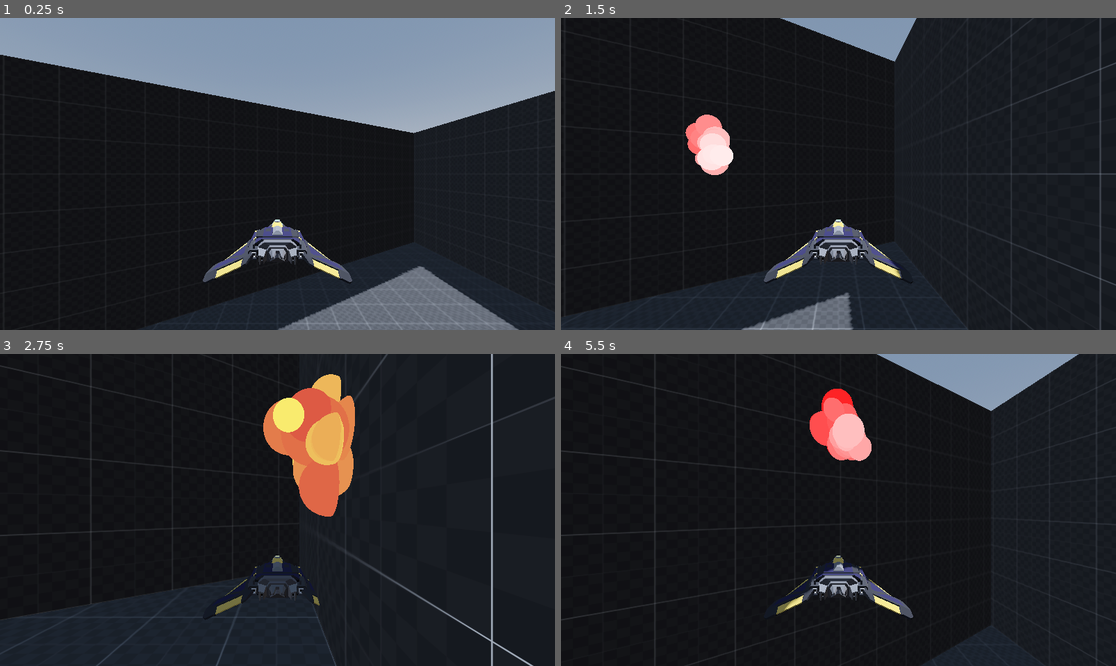
Above: before the commit, frames 1-4 (two rows, left to right).
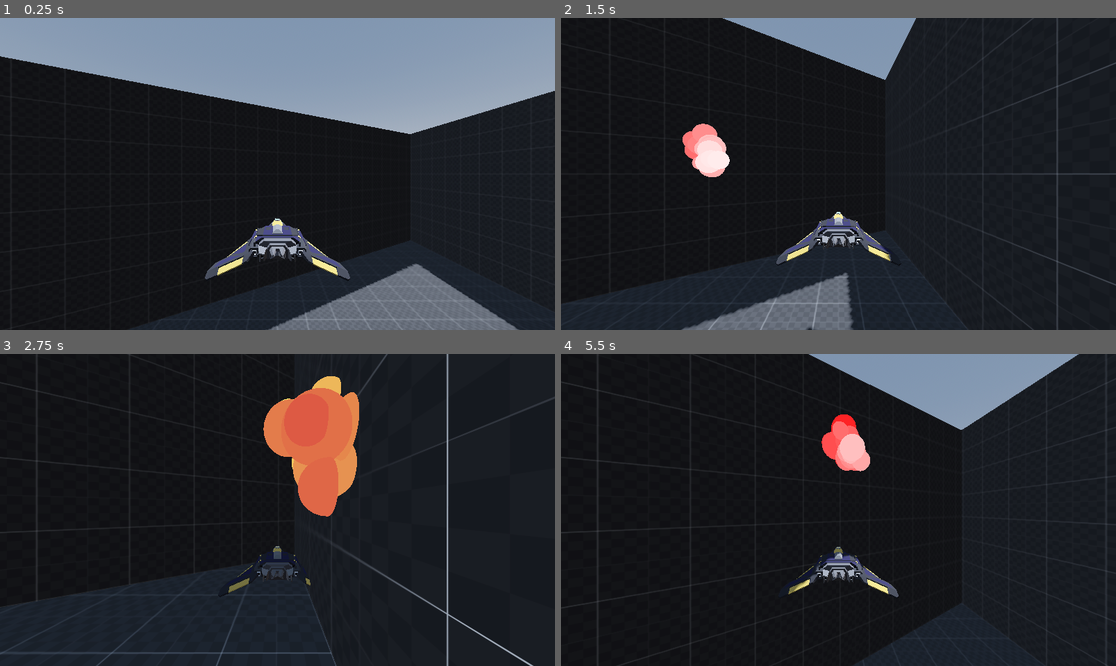
Above: after the commit, the same moments.

Repository: DrOtter3000/vfursquadron
Game: Godot game, scene res://levels/sandbox.tscn
Two runs of this game, one before a commit and one after it. Both use one fixed random seed, a clock stepped at 60 frames per second and the inputs below.
Inputs (mouse positions are in pixels of both pictures, inside the frame that each line leads up to):
- Up to frame 1 (0.25 s): no input
- Up to frame 2 (1.5 s): move the mouse to (960, 158) at 0.52 s; hold D (right) 0.53-1.28 s; hold Space (boost) 0.53-1.28 s; click (960, 158) at 0.8 s; move the mouse to (727, 189) at 1.27 s; hold S (down) from 1.28 s (still down); click (727, 189) at 1.35 s
- Up to frame 3 (2.75 s): tap Space (boost) at 1.55 s; move the mouse to (333, 441) at 2.02 s; release S (down) at 2.03 s; hold D (right) from 2.03 s (still down); hold Space (boost) from 2.03 s (still down); click (333, 441) at 2.3 s
- Up to frame 4 (5.5 s): move the mouse to (810, 572) at 2.77 s; release D (right) at 2.78 s; release Space (boost) at 2.78 s; hold W (up) 2.78-3.53 s; click (810, 572) at 2.85 s; tap Space (boost) at 3.05, 4.55 s; move the mouse to (1005, 556) at 3.52 s; hold Space (boost) 3.53-4.28 s; hold A (left) 3.53-5.03 s; click (1005, 556) at 3.8 s; move the mouse to (672, 463) at 4.27 s; click (672, 463) at 4.35 s; move the mouse to (866, 510) at 5.02 s; hold S (down) from 5.03 s (still down); hold Space (boost) from 5.03 s (still down); click (866, 510) at 5.3 s

The runs differ from the first frame. In frame 1, 2.0% of the frame differs, in the area x 0-94%, y 11-100%; in frame 2, 7.2%, in the area x 0-98%, y 0-100%; in frame 3, 4.7%; in frame 4, 7.1%.

Commit message:
make fov depending on boost

Diff:
--- a/player/player.gd
+++ b/player/player.gd
@@ -18,6 +18,7 @@
 
 var hitpoints: int = max_hitpoints
 var primary_fire_ready = true
+var basic_fov: float
 
 @onready var main_animation: AnimationPlayer = $"../MainAnimation"
 @onready var model: Node3D = $Model
@@ -31,19 +32,28 @@
 	model.max_pos_y = max_pos_y
 	model.speed = speed
 	fire_rate_timer.wait_time = 1 / fire_rate
+	basic_fov = camera.fov
 
 func _process(delta: float) -> void:
+	boost_ship(delta)
+
+	set_fov()
+
+	if Input.is_action_pressed("fire"):
+		fire_primary()
+
+func boost_ship(delta) -> void:
 	if Input.is_action_pressed("boost"):
 		main_animation.speed_scale = lerp(main_animation.speed_scale, max_boost, delta * boost_accel)
 	else:
 		main_animation.speed_scale = lerp(main_animation.speed_scale, 1.0, delta * boost_decel)
 
-	if Input.is_action_pressed("fire"):
-		fire_primary()
+func set_fov() -> void:
+	camera.fov = basic_fov * (1 + (main_animation.speed_scale/50))
+	print(basic_fov)
 
 func take_damage(amount: int):
 	hitpoints -= amount
-	print(hitpoints)
 
 func fire_primary() -> void:
 	if not primary_fire_ready:
